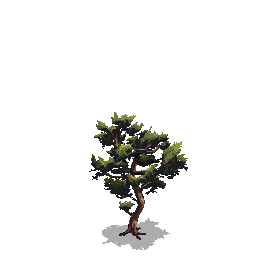
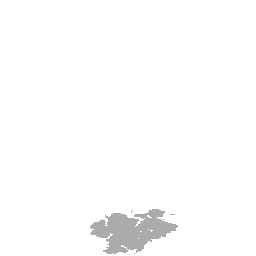
The second (256, 256) image is a revision of the first. Changes to its layers:
hid group "pine_small" (3 layers) over [89, 112, 188, 250]
renamed "Слой 127" to "Layer 13", moved it above "Слой 139", painted on it over [89, 112, 188, 240]
removed layer "Слой 125" from group "pine_small" over [103, 123, 183, 240]
painted on "Слой 139" over [89, 112, 188, 240]
showed group "tree2" (3 layers) over [89, 112, 188, 254]
showed "Слой 187" over [90, 209, 178, 254]
